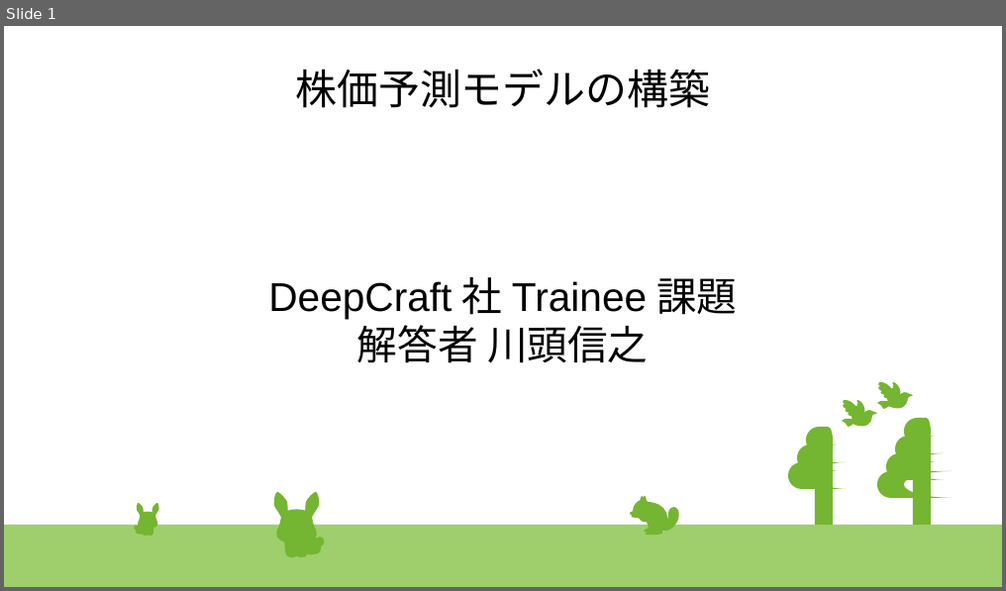
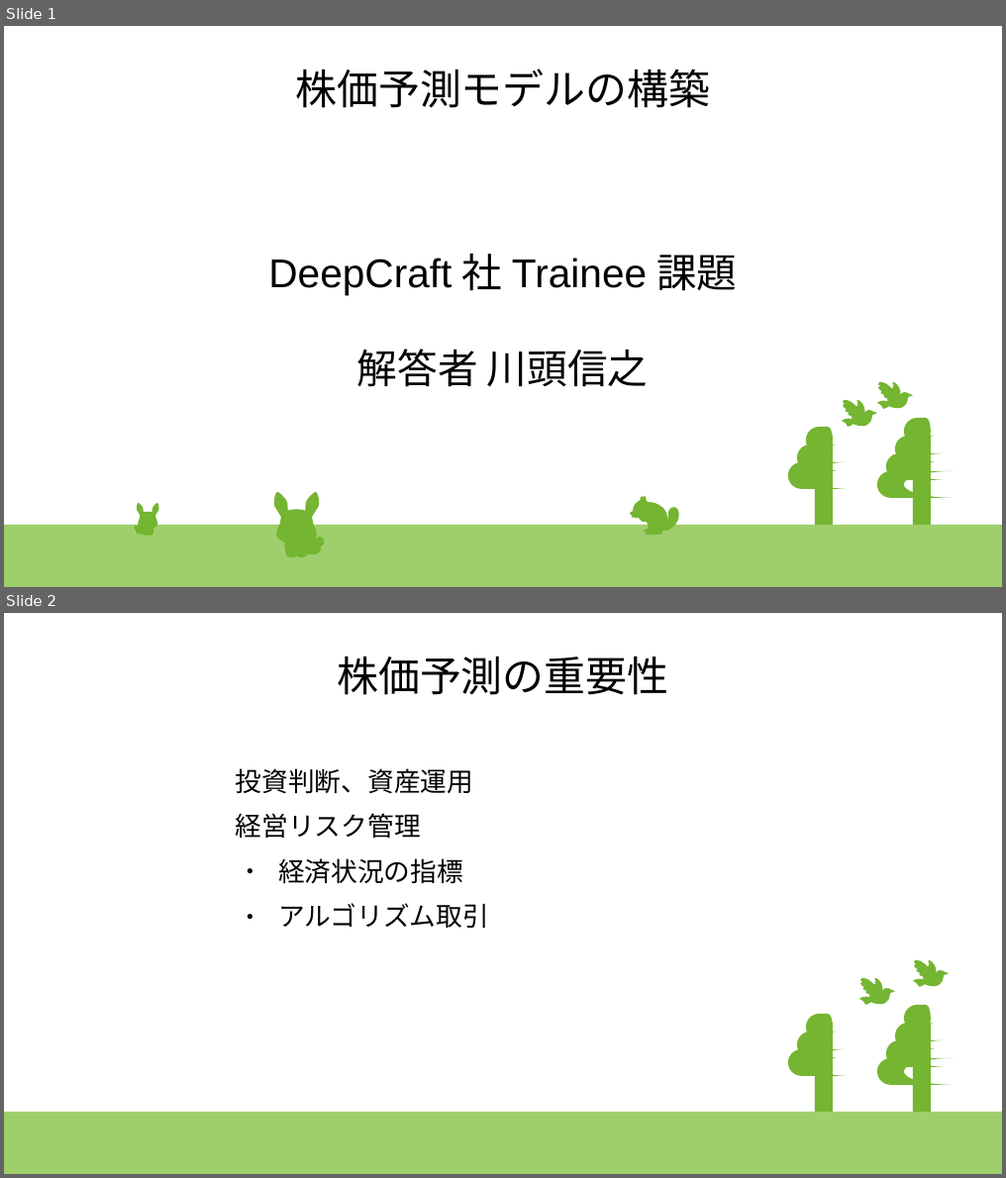
Before and after one commit to kawagashira/deepcraft, a slide deck: time_series/time_series.pptx. Shown one above the other, each under a label of ours: slide 1 before the commit, slides 1 and 2 after it. The pictures are 1006x591 and 1006x1178 pixels, drawn with LibreOffice and Linux fonts; fonts in the diff are those of the drawing. Boxes give left, top, right and bottom in pixels: in the first picture for what was removed or moved away, otherwise in the second. Text is boxed around its words. In the diff, an @@ line names an element or a change of style, - is before the commit and + after.

```diff
--- a/time_series/time_series.pptx
+++ b/time_series/time_series.pptx
@@ slide 2 added at [4, 613, 1002, 1174], background #FFFFFF; not listed: 10 template elements that a slide beside it also shows @@
@@ title added at [337, 656, 668, 695], 33 pt, text #000000 @@
+株価予測の重要性
@@ text added at [236, 768, 489, 928], 21 pt, text #000000 @@
+投資判断、資産運用
+経営リスク管理
+● 経済状況の指標
+● アルゴリズム取引
@@ group added at [859, 979, 895, 1005]: 8 freeform shapes @@
@@ group added at [913, 960, 948, 987]: 8 freeform shapes @@
@@ slide 1 changed as well @@
@@ subtitle "DeepCraft社Trainee課題": place and size @@
-subtitle "DeepCraft社Trainee課題" at [357, 325, 648, 364]
+subtitle "DeepCraft社Trainee課題" at [357, 349, 648, 387]
```
Also in this commit, not shown: 3 other slides changed, 2 other slides added, 1 slide removed, 4 other files.
